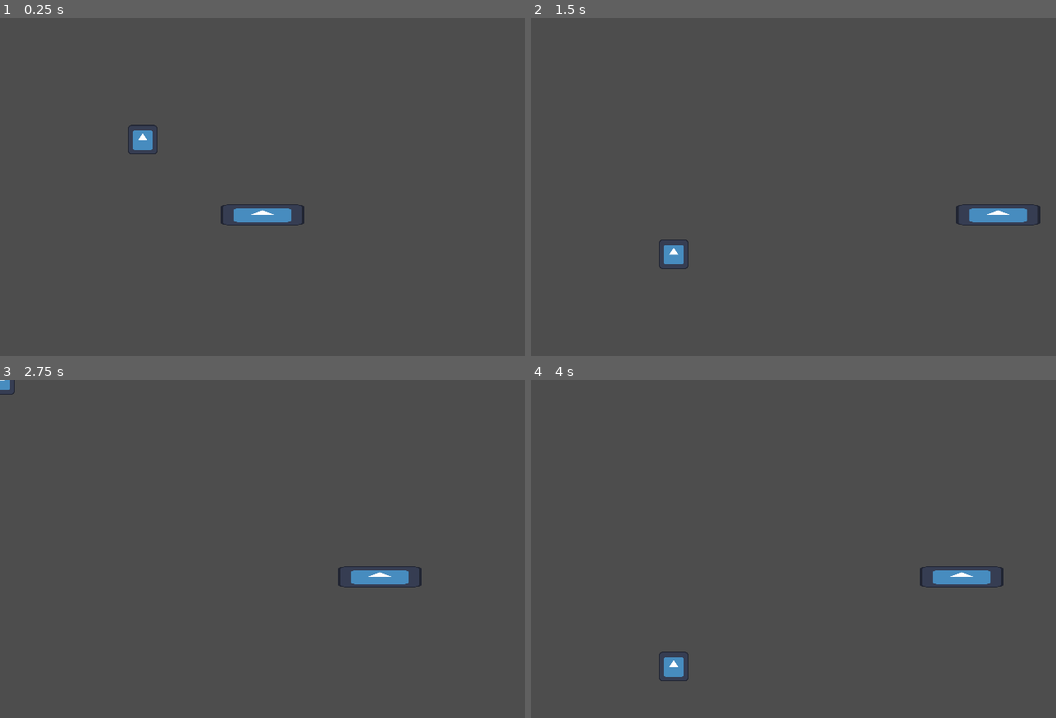
Above: before the commit, frames 1-4 (two rows, left to right).
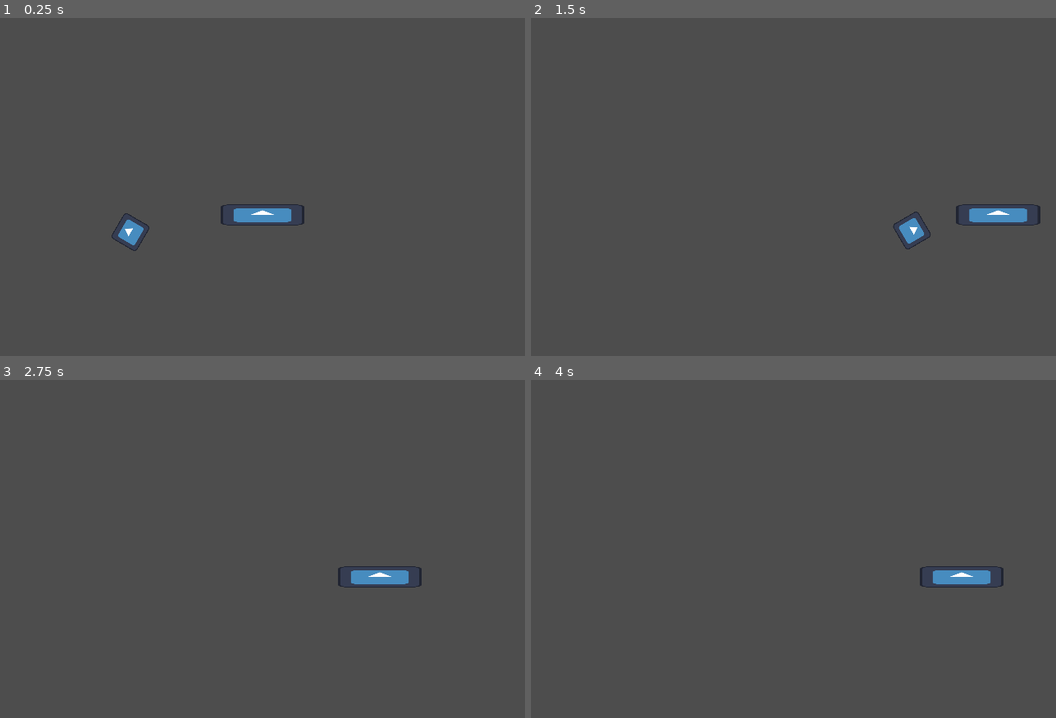
Above: after the commit, the same moments.

Repository: Aperaine/Rigged-Basketball
Game: Godot game, scene res://scenes/game.tscn
Same seed, same stepped clock (60 frames per second), same inputs: the game is played once before the commit and once after it. The engine's default icon, where the game draws it, is replaced by a stand-in: a white triangle on a blue panel in a dark square.
Inputs:
- Up to frame 1 (0.25 s): no input
- Up to frame 2 (1.5 s): tap Enter at 0.5 s; hold Right (moveRight) 0.53-1.28 s; hold Left (moveLeft) from 1.28 s (still down)
- Up to frame 3 (2.75 s): release Left (moveLeft) at 2.03 s; hold Right (moveRight) from 2.03 s (still down)
- Up to frame 4 (4 s): tap Space at 3.5 s; release Right (moveRight) at 3.53 s; hold Left (moveLeft) from 3.53 s (still down)

The runs differ from the first frame. In frame 1, 0.6% of the frame differs, in the area x 21-30%, y 31-69%; in frame 2, 0.5%; in frame 3, less than 0.1%; in frame 4, 0.3%.

Commit message:
Functional scoring

Diff:
--- a/riggedBasketball/project.godot
+++ b/riggedBasketball/project.godot
@@ -47,6 +47,16 @@
 , Object(InputEventJoypadMotion,"resource_local_to_scene":false,"resource_name":"","device":-1,"axis":0,"axis_value":1.0,"script":null)
 ]
 }
+DEBUG1={
+"deadzone": 0.2,
+"events": [Object(InputEventKey,"resource_local_to_scene":false,"resource_name":"","device":-1,"window_id":0,"alt_pressed":false,"shift_pressed":false,"ctrl_pressed":false,"meta_pressed":false,"pressed":false,"keycode":0,"physical_keycode":78,"key_label":0,"unicode":110,"location":0,"echo":false,"script":null)
+]
+}
+DEBUG2={
+"deadzone": 0.2,
+"events": [Object(InputEventKey,"resource_local_to_scene":false,"resource_name":"","device":-1,"window_id":0,"alt_pressed":false,"shift_pressed":false,"ctrl_pressed":false,"meta_pressed":false,"pressed":false,"keycode":0,"physical_keycode":77,"key_label":0,"unicode":109,"location":0,"echo":false,"script":null)
+]
+}
 
 [rendering]
 
--- a/riggedBasketball/scenes/ball.tscn
+++ b/riggedBasketball/scenes/ball.tscn
@@ -8,7 +8,6 @@
 radius = 17.0294
 
 [node name="Ball" type="RigidBody2D"]
-collision_mask = 8
 contact_monitor = true
 max_contacts_reported = 100
 script = ExtResource("1_f7cbr")
--- a/riggedBasketball/scenes/game.tscn
+++ b/riggedBasketball/scenes/game.tscn
@@ -4,7 +4,7 @@
 [ext_resource type="PackedScene" uid="uid://cldexln4udev1" path="res://scenes/ball.tscn" id="2_yqjtg"]
 
 [sub_resource type="WorldBoundaryShape2D" id="WorldBoundaryShape2D_yqjtg"]
-distance = -366.0
+distance = -418.0
 
 [node name="Game" type="Node2D"]
 
@@ -12,12 +12,11 @@
 position = Vector2(320, 240)
 
 [node name="Ball" parent="." instance=ExtResource("2_yqjtg")]
-position = Vector2(174, 120)
-collision_mask = 1
+position = Vector2(102, 377)
 max_contacts_reported = 1
 target = Vector2(291, 132)
 
-[node name="StaticBody2D" type="StaticBody2D" parent="."]
+[node name="Floor" type="StaticBody2D" parent="."]
 
-[node name="CollisionShape2D" type="CollisionShape2D" parent="StaticBody2D"]
+[node name="CollisionShape2D" type="CollisionShape2D" parent="Floor"]
 shape = SubResource("WorldBoundaryShape2D_yqjtg")
--- a/riggedBasketball/scenes/hoop.tscn
+++ b/riggedBasketball/scenes/hoop.tscn
@@ -11,7 +11,6 @@
 height = 24.0
 
 [node name="Hoop" type="StaticBody2D"]
-collision_layer = 8
 script = ExtResource("1_8ufma")
 
 [node name="Sprite2D" type="Sprite2D" parent="."]
@@ -32,3 +31,5 @@
 [node name="Rim right" type="CollisionShape2D" parent="."]
 position = Vector2(48, 0)
 shape = SubResource("CapsuleShape2D_kqfn8")
+
+[connection signal="body_entered" from="Hole" to="." method="_on_hole_body_entered"]
--- a/riggedBasketball/scripts/ball.gd
+++ b/riggedBasketball/scripts/ball.gd
@@ -3,40 +3,32 @@
 @onready var projectile: ProjectileOnCurve2D = $ProjectileOnCurve2D
 @onready var originalPos:Vector2 = position
 @export var target:Vector2
-@export var speed:int = 2
-var arcHeight:int = 200
+@export var speed:int = 4
+@export var arcHeight:int = 100
 var syncProjectile:bool = false
 
-@onready var frozenposition = position
-func _physics_process(delta: float) -> void:
-	## for testing
-	if Input.is_action_just_pressed("moveRight"):
-		syncProjectile = true
-		projectile.move()
-		projectile.launch(originalPos, target, arcHeight, speed)
-
-	if Input.is_action_just_pressed("moveLeft"):
-		syncProjectile = false
-		set_physics_process(true)
-
-	if syncProjectile:
-		freeze = true
-		#position = projectile.position
-		#rotation = projectile.rotation
-		position = Vector2(0,0)
-		print("setting position")
-		var frozenposition = position
-		print(frozenposition)
-	else:
-		print(frozenposition)
-		freeze = false
-		if frozenposition != originalPos:
-			position = frozenposition
-
-		print("not setting position")
+func _ready() -> void:
+	position = target
+	freeze = true
+	projectile.launch(originalPos,target,arcHeight,speed)
+	syncProjectile = true
 
 
-func _on_body_entered(_body: Node) -> void:
-	#print("enter")
+#func _on_body_entered(body: Node) -> void:
+
+
+func _physics_process(_delta: float) -> void:
+	if syncProjectile:
+		projectileSync()
+
+	if Input.is_action_just_pressed("DEBUG1"):
+		physicsRelease()
+
+func projectileSync() -> void:
+	global_position = projectile.position
+	global_rotation = projectile.rotation
+
+func physicsRelease():
 	syncProjectile = false
 	projectile.stop()
+	freeze = false
--- a/riggedBasketball/scripts/hoop.gd
+++ b/riggedBasketball/scripts/hoop.gd
@@ -23,3 +23,7 @@
 	elif position.x <= minPositionX:
 		position.x = minPositionX
 		activeSpeed = 0
+
+
+func _on_hole_body_entered(body: RigidBody2D) -> void:
+	print("score")
